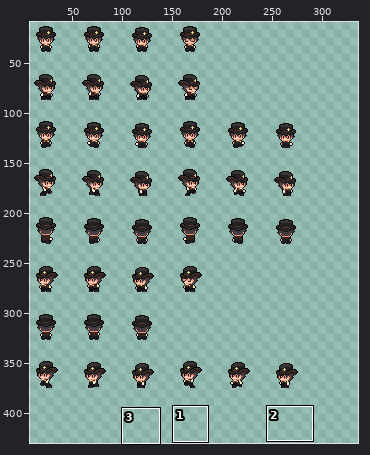
One commit to this sprite sheet: tempus_assets/kaichibi.png. Above: a wide view before the commit, with the close-up outlined.
Close-up. The starting point:
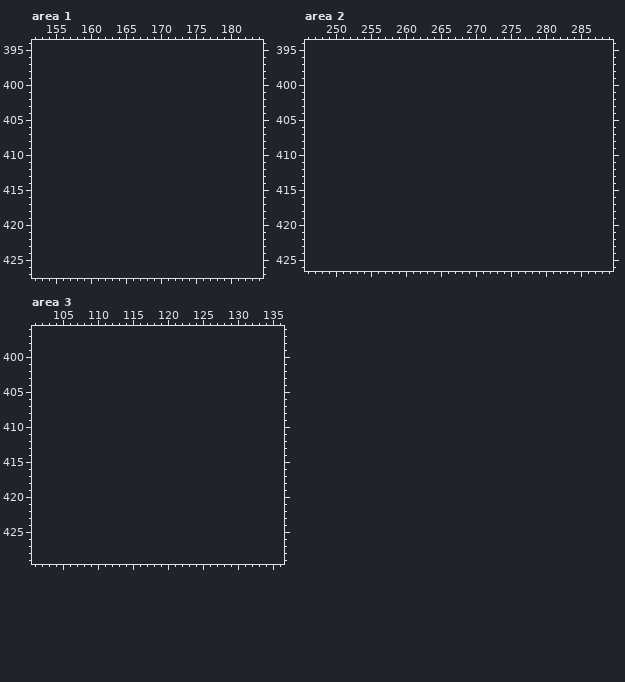
The file is 288x384 pixels. Colours within 5 levels of each other are drawn and written as one. Shown: area 1: x 152..184, y 394..427; area 2: x 246..289, y 394..426; area 3: x 101..136, y 396..429. The old version is drawn lined up with the new one, on the new canvas. The wide view leaves out empty margins. The commit also changed other parts of the picture, which this record leaves out.
Palette (. is transparent): 
After:
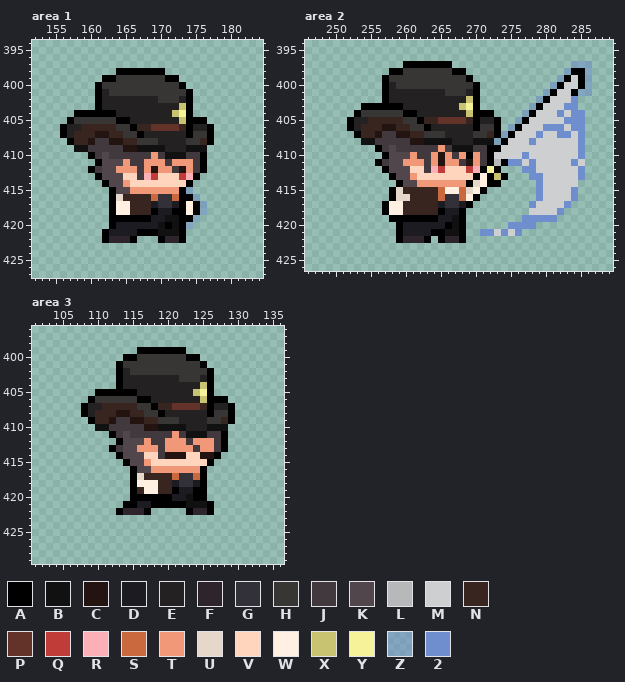
Colours new in this view: A #000000  B #111111  C #231311  D #1c1b21  E #232121  F #2e242c  G #323038  H #383535  J #41393d  K #51464c  L #b7b8b9  M #cecfd1  N #382520  P #63332a  Q #bf3c38  R #fbafb6  S #ca693e  T #f09878  U #e5d8cb  V #ffd5bd  W #fff0e2  X #c7c370  Y #f6f299  Z #6e8ecd7d  2 #6e8ecd
The exact change:
canvas 288x384 -> 336x432
Changed rows in their new state; - is an unchanged pixel.
Area 1:
first column x 156:
398 --------AAAAAAA-------
399 ------AAHHHHHHHAA-----
400 -----AHHHHHHHHHHHA----
401 -----AEHHHHHHHHHHHA---
402 -----AEEEEEEEEHHHEA---
403 -----AEEEEEEEEEEEXA---
404 --AAAAAAEEEEEEEEXYA---
405 -AHHHHHHAAEEEEEEEXAAA-
406 AEENNNNNHHANNPPPPNAEEA
407 AENNNCCNNHHAEEEEEEAHHA
408 -ANNCJJCCNNHHHEEEEHHNA
409 --BBJJJJJCCBBBBEEEBBB-
410 ----AJKJJJJJJTJBBBJJA-
411 -----AKKKTJJTTTJTTTJA-
412 ----AJKKTTTJTCTTJCTJA-
413 -----AKKKVVJRQVVVQRA--
414 ------AKKTVVVVVVVVA---
415 -------AKKTTTTTTTAZ---
416 -------AUNNNNSGGSAAZ--
417 -------AWWNNNDGGDAWAZ-
418 -------AWWNNNADDAAWAZ-
419 -------AAAAAADDBBAAZ--
420 -------ADDDDDDBABAZ---
421 ------ADDDDAAABBBA----
422 ------AFFFA---AFFA----
Area 2:
first column x 252:
397 --------AAAAAAA-----------------ZZZ
398 ------AAHHHHHHHAA--------------ZAAZ
399 -----AHHHHHHHHHHHA------------ZAMAZ
400 -----AEHHHHHHHHHHHA----------ZAMMAZ
401 -----AEEEEEEEEHHHEA---------ZAMMAZZ
402 -----AEEEEEEEEEEEXA--------ZAMMM2--
403 --AAAAAAEEEEEEEEXYA-------ZAMMM22--
404 -AHHHHHHAAEEEEEEEXAAA----ZAMMM2M22-
405 AEENNNNNHHANNPPPPNAEEA--ZAMMMMM222-
406 AENNNCCNNHHAEEEEEEAHHA-ZAMMM222M22-
407 -ANNCJJCCNNHHHEEEEHHNAZAMMM2MM22M2-
408 --BBJJJJJCCBBBBEEEBBBZAMMM2MMMMMM2-
409 ----AJKJJJJJJTJBBBJJAAMMMMMMMMMMM2-
410 -----AKKKTJJTCTJTATJAMMMM2MMMMMMM2-
411 ----AJKKTTTJTCTTJCTJALA22M2MMMMM2M-
412 -----AKKKVVJRQVVVQRAYA---22MMMMMM2-
413 ------AKKTVVVVVVVVAWAXA---22MMMMM2-
414 -------AKKTTTTTTTAUWAA-----2MMMMM--
415 ------AUNNNNNSWWSUWA-------2MMMM2--
416 ------AUUNNNNSGGSWA--------2MMMM2--
417 -----AWWNNNNNDGGDA--------2MMMM2---
418 -----AWWNNNNNADDA---------MMMM2----
419 ------AAAAAAADDBA--------22222-----
420 -------ADDDDDDABA------2222--------
421 -------ADDDDAABBA--22M2M2----------
422 -------AFFFA-AFFA------------------
Area 3:
first column x 108:
399 --------AAAAAAA-------
400 ------AAHHHHHHHAA-----
401 -----AHHHHHHHHHHHA----
402 -----AEHHHHHHHHHHHA---
403 -----AEEEEEEEEHHHEA---
404 -----AEEEEEEEEEEEXA---
405 --AAAAAAEEEEEEEEXYA---
406 -AHHHHHHAAEEEEEEEXAAA-
407 AEENNNNNHHANNPPPPNAEEA
408 AENNNCCNNHHAEEEEEEAHHA
409 -ANNCJJCCNNHHHEEEEHHNA
410 --BBJJJJJCCBBBBEEEBBB-
411 ----AJKJJJJJJTJBBBJJA-
412 -----AKKKTJJTTTJTTTJA-
413 ----AJKKTTTJTTTTJTTJA-
414 -----AKKKVVJCCCVVCCA--
415 ------AKKTVVVVVVVVA---
416 -------AKKTTTTTTTA----
417 -------AUNNNNSGGSA----
418 -------AWWWNNDGGDA----
419 -------ANWWNNADDAA----
420 -------AAAAAADDBAA----
421 ------AADDAAAAABBBA---
422 -----AFFFA-----AFFA---
Pixel boxes of the changes (left, top, right, bottom) in both close-ups:
added: (60, 68, 214, 243)
added: (347, 61, 592, 243)
added: (81, 347, 235, 515)
